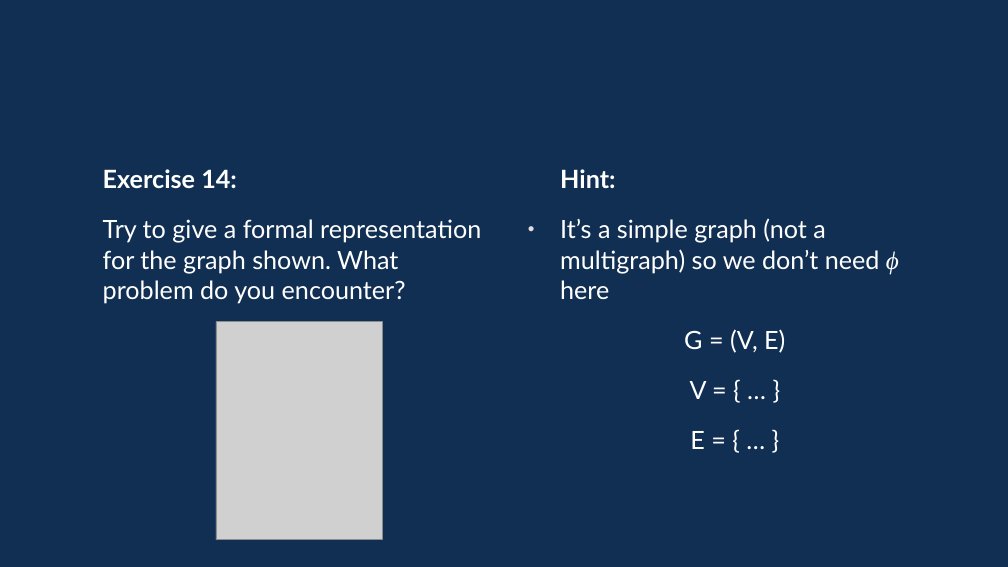
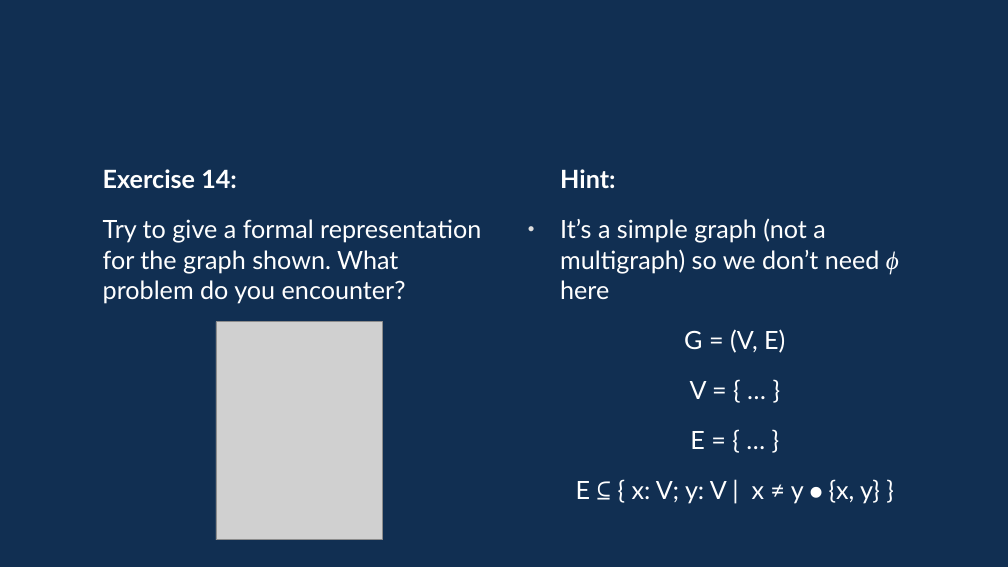
Before and after one commit to davidgundry/maths22-23, a slide deck: slide 60 of slides/maths-9-graph-theory.odp (slide 59 before the commit). Drawn at 1008x567 pixels with LibreOffice and Linux fonts; fonts in the diff are those of the drawing; grey boxes stand for pictures. Boxes give left, top, right and bottom in pixels: in the first picture for what was removed or moved away, otherwise in the second. Text is boxed around its words. In the diff, an @@ line names an element or a change of style, - is before the commit and + after.

```diff
--- a/slides/maths-9-graph-theory.odp
+++ b/slides/maths-9-graph-theory.odp
@@ text at (576, 479, 880, 503): paragraph added @@
+E ⊆ { x: V; y: V | x ≠ y ⦁ {x, y} }
```
Also in this commit, not shown: 2 other slides changed, 1 slide added.
